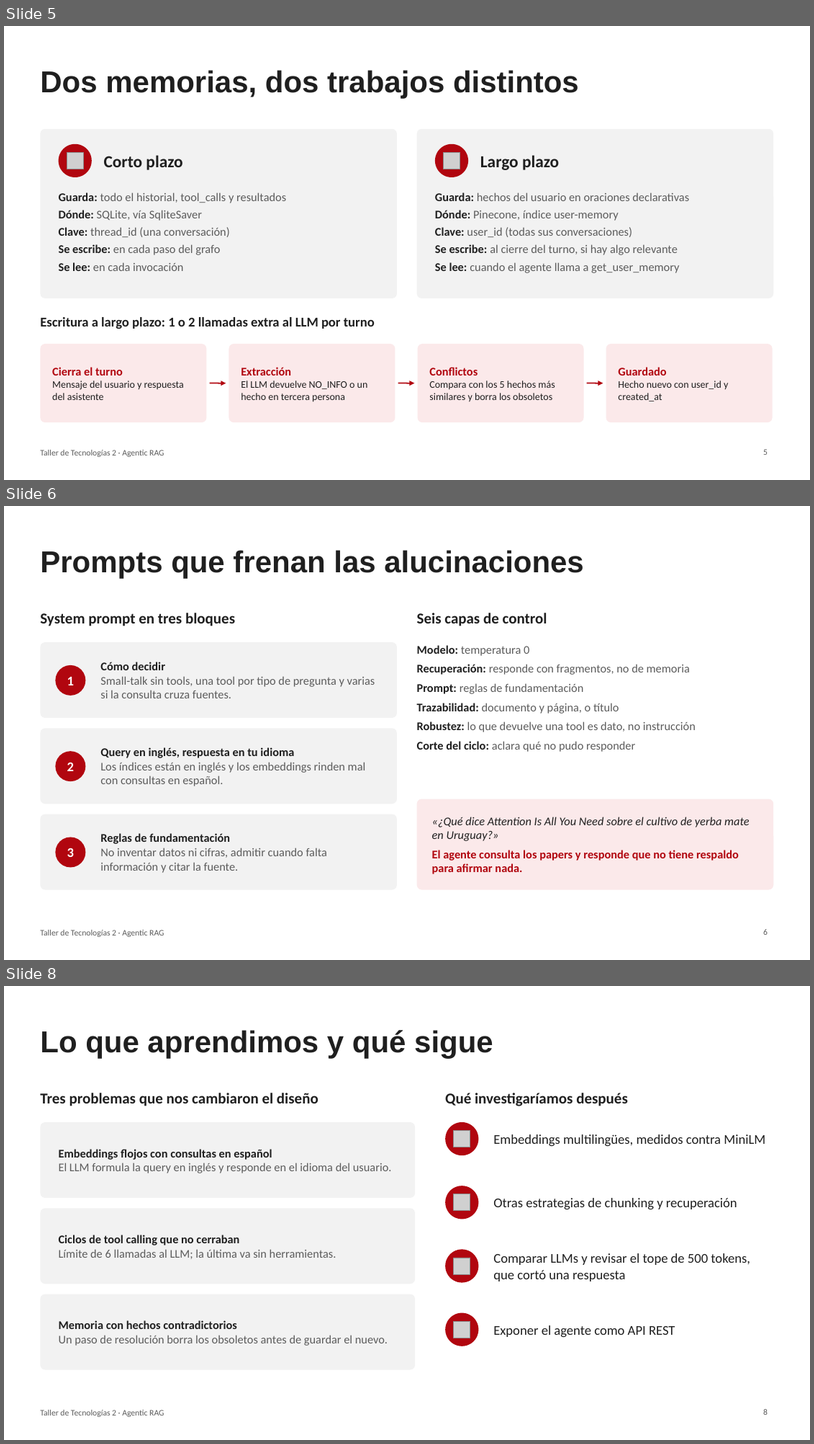
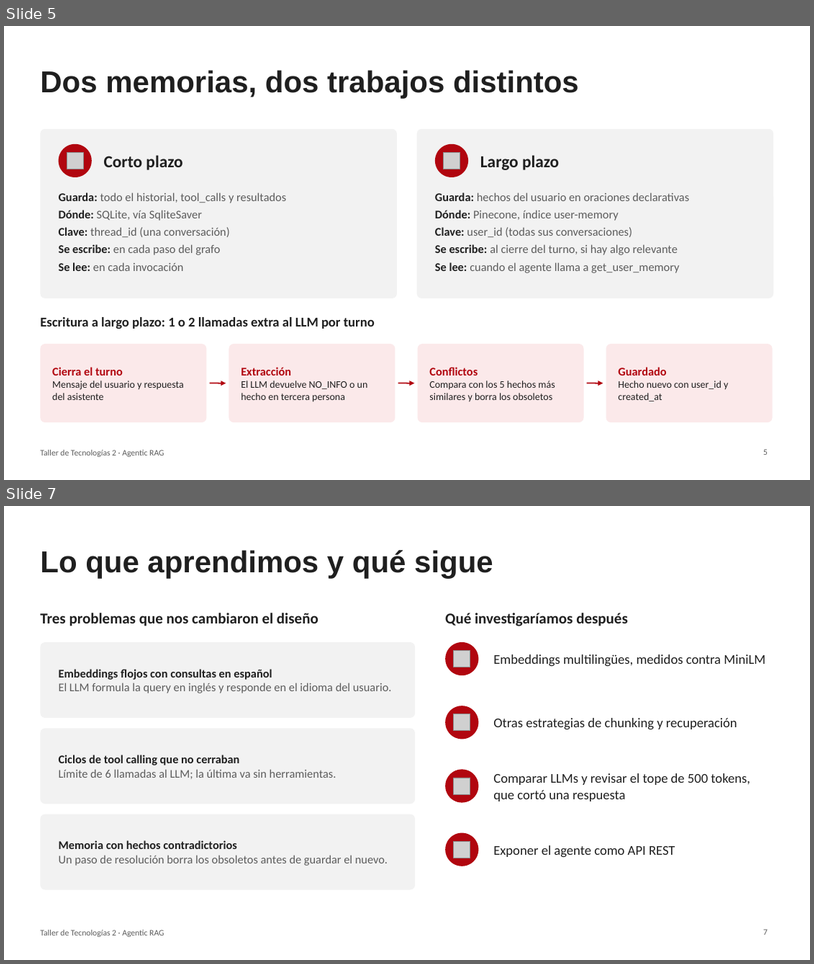
Before and after one commit to ScheckGuillermo/tt2-agentic-rag, a slide deck: Defensa_TT2_Agentic_RAG.pptx. Shown one above the other, each under a label of ours: slides 5, 6 and 8 before the commit, slides 5 and 7 after it; the slides between them are not shown. The pictures are 814x1444 and 814x964 pixels, drawn with LibreOffice and Linux fonts; fonts in the diff are those of the drawing; grey boxes stand for pictures. Boxes give left, top, right and bottom in pixels: in the first picture for what was removed or moved away, otherwise in the second. Text is boxed around its words. In the diff, an @@ line names an element or a change of style, - is before the commit and + after.

```diff
--- a/Defensa_TT2_Agentic_RAG.pptx
+++ b/Defensa_TT2_Agentic_RAG.pptx
@@ slide 6 removed at bbox=[4, 506, 810, 960], background #FFFFFF; not listed: 1 template element that a slide beside it also shows @@
@@ title removed at bbox=[40, 550, 584, 578] @@
-Prompts que frenan las alucinaciones
@@ text removed at bbox=[40, 613, 235, 626] @@
-System prompt en tres bloques
@@ text removed at bbox=[417, 613, 548, 626] @@
-Seis capas de control
@@ rounded rectangle removed at bbox=[40, 642, 397, 718] @@
@@ text removed at bbox=[417, 645, 696, 752] @@
-• Modelo: temperatura 0
-• Recuperación: responde con fragmentos, no de memoria
-• Prompt: reglas de fundamentación
-• Trazabilidad: documento y página, o título
-• Robustez: lo que devuelve una tool es dato, no instrucción
-• Corte del ciclo: aclara qué no pudo responder
@@ ellipse removed at bbox=[55, 665, 85, 695] @@
@@ text removed at bbox=[67, 677, 74, 685] @@
-1
@@ text removed at bbox=[100, 662, 376, 698] @@
-Cómo decidir
-Small-talk sin tools, una tool por tipo de pregunta y varias si la consulta cruza fuentes.
@@ rounded rectangle removed at bbox=[40, 728, 397, 803] @@
@@ ellipse removed at bbox=[55, 751, 85, 781] @@
@@ text removed at bbox=[67, 762, 74, 771] @@
-2
@@ text removed at bbox=[100, 747, 366, 786] @@
-Query en inglés, respuesta en tu idioma
-Los índices están en inglés y los embeddings rinden mal con consultas en español.
@@ rounded rectangle removed at bbox=[417, 799, 774, 890] @@
@@ rounded rectangle removed at bbox=[40, 814, 397, 890] @@
@@ text removed at bbox=[432, 816, 749, 874] @@
-«¿Qué dice Attention Is All You Need sobre el cultivo de yerba mate en Uruguay?»
-El agente consulta los papers y responde que no tiene respaldo para afirmar nada.
@@ ellipse removed at bbox=[55, 837, 85, 867] @@
@@ text removed at bbox=[67, 847, 74, 857] @@
-3
@@ text removed at bbox=[100, 833, 327, 872] @@
-Reglas de fundamentación
-No inventar datos ni cifras, admitir cuando falta información y citar la fuente.
@@ page number removed at bbox=[764, 929, 768, 934] @@
-6
@@ what was slide 8 is now slide 7 @@
@@ page number at bbox=[764, 929, 768, 934]: text changed @@
-8
+7
```
Also in this commit, not shown: 1 slide changed, 1 other file.
